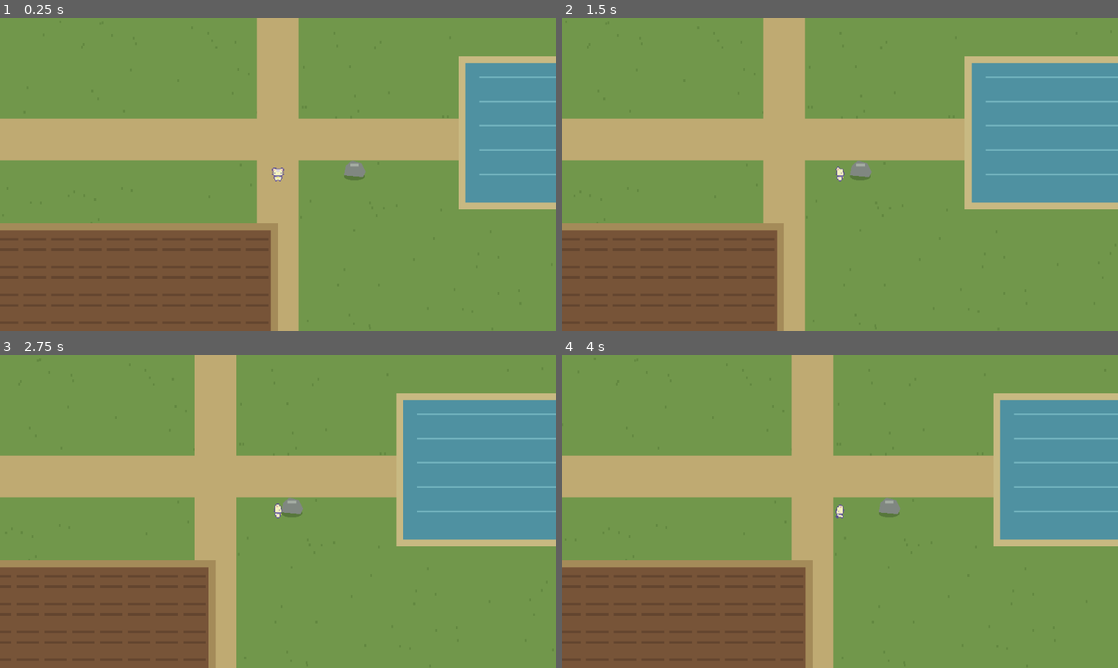
Above: before the commit, frames 1-4 (two rows, left to right).
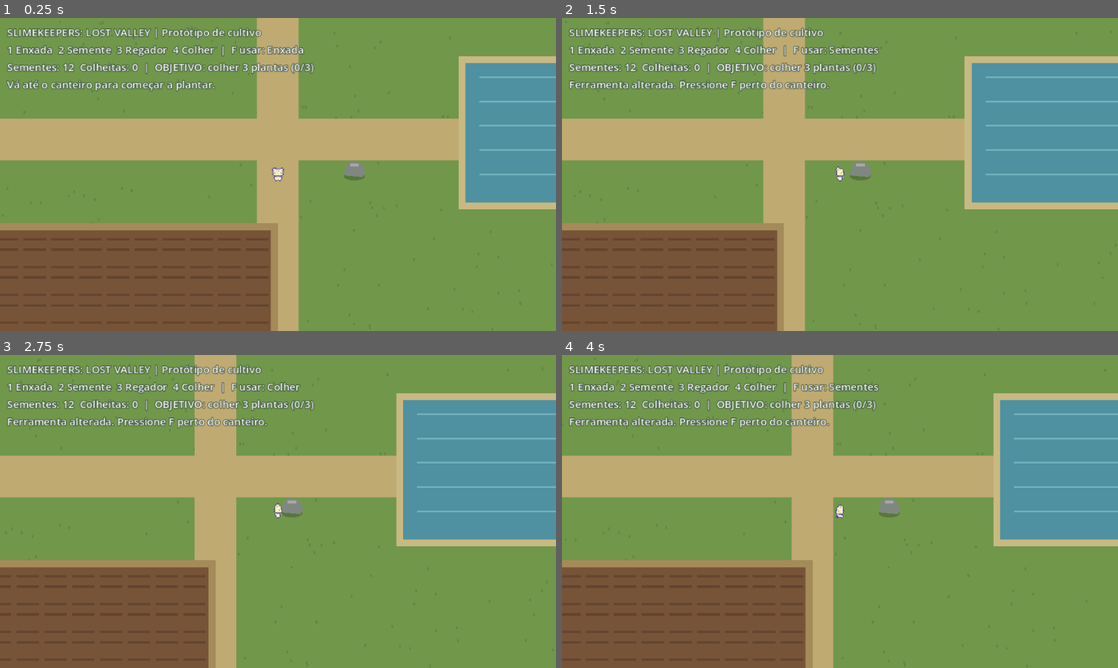
Above: after the commit, the same moments.

Repository: HelioConde/Slime-Harvest
Game: Godot game, scene res://scenes/world/World.tscn
Two runs of this game, one before a commit and one after it. Both use one fixed random seed, a clock stepped at 60 frames per second and the inputs below.
Inputs (mouse positions are in pixels of both pictures, inside the frame that each line leads up to):
- Up to frame 1 (0.25 s): no input
- Up to frame 2 (1.5 s): tap Enter at 0.5 s; move the mouse to (962, 158) at 0.52 s; hold D (move_right) 0.53-1.25 s; tap 1 at 0.6 s; click (962, 158) at 0.67 s; tap 2 at 0.8 s; drag from (728, 190) to (812, 237) at 1.27 s
- Up to frame 3 (2.75 s): tap Space at 2 s; move the mouse to (333, 442) at 2.02 s; hold D (move_right) from 2.03 s (still down); tap 3 at 2.1 s; tap 4 at 2.3 s
- Up to frame 4 (4 s): release D (move_right) at 2.75 s; tap Enter at 2.75 s; drag from (812, 574) to (673, 464) at 2.77 s; tap Space at 3.5 s; move the mouse to (1006, 558) at 3.52 s; hold A (move_left) from 3.53 s (still down); tap E (interact) at 3.6 s; tap 2 at 3.8 s

The runs differ from the first frame. In frame 1, 3.5% of the frame differs, in the area x 1-57%, y 3-24%; in frame 2, 3.7%; in frame 3, 3.7%; in frame 4, 3.7%.

Commit message:
feat(godot): rename Slimekeepers Lost Valley and add playable farm loop

Diff:
--- a/project.godot
+++ b/project.godot
@@ -10,7 +10,7 @@
 
 [application]
 
-config/name="Slime Harvest"
+config/name="Slimekeepers: Lost Valley"
 run/main_scene="res://scenes/world/World.tscn"
 config/features=PackedStringArray("4.7", "Forward Plus")
 config/icon="res://icon.svg"
--- /dev/null
+++ b/scenes/farming/FarmField.tscn
@@ -0,0 +1,7 @@
+[gd_scene load_steps=2 format=3]
+
+[ext_resource type="Script" path="res://scripts/farming/farm_field.gd" id="1_farming"]
+
+[node name="FarmField" type="Node2D"]
+texture_filter = 1
+script = ExtResource("1_farming")
--- a/scenes/world/World.tscn
+++ b/scenes/world/World.tscn
@@ -1,12 +1,16 @@
-[gd_scene load_steps=4 format=3]
+[gd_scene load_steps=5 format=3]
 
 [ext_resource type="Script" path="res://scripts/world/world.gd" id="1_world"]
 [ext_resource type="PackedScene" path="res://scenes/player/Player.tscn" id="2_player"]
 [ext_resource type="Script" path="res://scripts/world/decoration.gd" id="3_decoration"]
+[ext_resource type="PackedScene" path="res://scenes/farming/FarmField.tscn" id="4_farm"]
 
 [node name="World" type="Node2D"]
 texture_filter = 1
 script = ExtResource("1_world")
+
+[node name="FarmField" parent="." instance=ExtResource("4_farm")]
+player_path = NodePath("../Actors/Player")
 
 [node name="Actors" type="Node2D" parent="."]
 y_sort_enabled = true
--- /dev/null
+++ b/scripts/farming/farm_field.gd
@@ -0,0 +1,247 @@
+extends Node2D
+## First playable farming loop for the temporary World.tscn test map.
+## Crops are drawn programmatically until final artwork is integrated.
+
+const FIELD := Rect2(320.0, 416.0, 320.0, 224.0)
+const CELL_SIZE := 32
+const COLUMNS := 10
+const ROWS := 7
+const STAGE_SECONDS := 12.0
+const SAVE_PATH := "user://slimekeepers_farm_v1.json"
+
+enum Tool { HOE, SEED, WATER, HARVEST }
+
+@export var player_path: NodePath
+
+var _selected_tool: Tool = Tool.HOE
+var _cells: Dictionary = {}
+var _seeds := 12
+var _harvested := 0
+var _message := "Vá até o canteiro para começar a plantar."
+var _hud: Label
+
+
+func _ready() -> void:
+	_load_progress()
+	_create_hud()
+	var player := get_node_or_null(player_path)
+	if player == null or not player.has_signal("tool_use_requested"):
+		push_warning("FarmField: Player ou sinal tool_use_requested não encontrado.")
+	else:
+		player.connect("tool_use_requested", Callable(self, "_on_tool_used"))
+	_refresh_hud()
+	queue_redraw()
+
+
+func _unhandled_key_input(event: InputEvent) -> void:
+	var key_event := event as InputEventKey
+	if key_event == null or not key_event.pressed or key_event.echo:
+		return
+	match key_event.keycode:
+		KEY_1:
+			_selected_tool = Tool.HOE
+		KEY_2:
+			_selected_tool = Tool.SEED
+		KEY_3:
+			_selected_tool = Tool.WATER
+		KEY_4:
+			_selected_tool = Tool.HARVEST
+		_:
+			return
+	_message = "Ferramenta alterada. Pressione F perto do canteiro."
+	_refresh_hud()
+	get_viewport().set_input_as_handled()
+
+
+func _process(delta: float) -> void:
+	var changed := false
+	for coord in _cells.keys():
+		var cell: Dictionary = _cells[coord]
+		if not cell.get("seeded", false) or not cell.get("watered", false):
+			continue
+		if int(cell.get("stage", 0)) >= 3:
+			continue
+		var elapsed := float(cell.get("elapsed", 0.0)) + delta
+		if elapsed < STAGE_SECONDS:
+			cell["elapsed"] = elapsed
+			_cells[coord] = cell
+			continue
+		cell["stage"] = mini(3, int(cell.get("stage", 0)) + 1)
+		cell["elapsed"] = elapsed - STAGE_SECONDS
+		_cells[coord] = cell
+		changed = true
+	if changed:
+		_save_progress()
+		queue_redraw()
+		_refresh_hud()
+
+
+func _on_tool_used(origin: Vector2, direction: Vector2) -> void:
+	var target := to_local(origin + direction * 16.0)
+	if not FIELD.has_point(target):
+		_message = "Você precisa mirar dentro do canteiro."
+		_refresh_hud()
+		return
+	var coord := Vector2i(
+		floori((target.x - FIELD.position.x) / CELL_SIZE),
+		floori((target.y - FIELD.position.y) / CELL_SIZE)
+	)
+	if coord.x < 0 or coord.x >= COLUMNS or coord.y < 0 or coord.y >= ROWS:
+		return
+	var cell: Dictionary = _cells.get(coord, {})
+	var changed := false
+	match _selected_tool:
+		Tool.HOE:
+			if cell.is_empty():
+				_cells[coord] = {"tilled": true, "seeded": false, "watered": false, "stage": 0, "elapsed": 0.0}
+				_message = "Terra preparada! Use 2 para escolher sementes."
+				changed = true
+			else:
+				_message = "Esta área já foi preparada."
+		Tool.SEED:
+			if cell.is_empty():
+				_message = "Primeiro prepare a terra com a enxada (1)."
+			elif cell.get("seeded", false):
+				_message = "Já existe uma planta aqui."
+			elif _seeds <= 0:
+				_message = "Sem sementes. Colha uma planta para recuperar uma."
+			else:
+				cell["seeded"] = true
+				cell["watered"] = false
+				cell["stage"] = 0
+				cell["elapsed"] = 0.0
+				_cells[coord] = cell
+				_seeds -= 1
+				_message = "Semente plantada! Regue usando 3."
+				changed = true
+		Tool.WATER:
+			if cell.is_empty() or not cell.get("seeded", false):
+				_message = "Plante uma semente antes de regar."
+			elif cell.get("watered", false):
+				_message = "Esta planta já foi regada."
+			else:
+				cell["watered"] = true
+				_cells[coord] = cell
+				_message = "Regado! A planta crescerá em três etapas."
+				changed = true
+		Tool.HARVEST:
+			if not cell.get("seeded", false):
+				_message = "Não existe planta para colher."
+			elif int(cell.get("stage", 0)) < 3:
+				_message = "A planta ainda está crescendo."
+			else:
+				cell["seeded"] = false
+				cell["watered"] = false
+				cell["stage"] = 0
+				cell["elapsed"] = 0.0
+				_cells[coord] = cell
+				_seeds += 1
+				_harvested += 1
+				_message = "Colhido! Você recebeu uma semente para replantar."
+				changed = true
+	if changed:
+		_save_progress()
+		queue_redraw()
+	_refresh_hud()
+
+
+func _draw() -> void:
+	for coord in _cells.keys():
+		var cell: Dictionary = _cells[coord]
+		var point := FIELD.position + Vector2(coord.x * CELL_SIZE, coord.y * CELL_SIZE)
+		draw_rect(Rect2(point + Vector2(1, 1), Vector2(30, 30)), Color("#654530"))
+		draw_rect(Rect2(point + Vector2(3, 26), Vector2(26, 2)), Color("#3f3024"))
+		if not cell.get("seeded", false):
+			continue
+		var center := point + Vector2(16, 18)
+		var stage := int(cell.get("stage", 0))
+		var height := 5.0 + float(stage) * 4.0
+		draw_line(center + Vector2(0, 5), center - Vector2(0, height), Color("#428347"), 3)
+		draw_circle(center + Vector2(-4, -height * 0.55), 3.0 + stage * 0.8, Color("#67ac56"))
+		draw_circle(center + Vector2(4, -height * 0.8), 3.0 + stage * 0.8, Color("#83bf57"))
+		if stage >= 3:
+			draw_circle(center + Vector2(0, -height + 3), 5.0, Color("#eda950"))
+		if cell.get("watered", false):
+			draw_circle(point + Vector2(26, 25), 2.0, Color("#85d5ed"))
+
+
+func _create_hud() -> void:
+	var layer := CanvasLayer.new()
+	layer.name = "FarmingHUD"
+	layer.layer = 10
+	add_child(layer)
+	_hud = Label.new()
+	_hud.position = Vector2(8, 8)
+	_hud.custom_minimum_size = Vector2(620, 0)
+	_hud.autowrap_mode = TextServer.AUTOWRAP_WORD_SMART
+	_hud.add_theme_font_size_override("font_size", 12)
+	_hud.add_theme_constant_override("outline_size", 3)
+	_hud.add_theme_color_override("font_outline_color", Color("#173022"))
+	layer.add_child(_hud)
+
+
+func _refresh_hud() -> void:
+	if _hud == null:
+		return
+	var names := ["Enxada", "Sementes", "Regador", "Colher"]
+	var objective := "OBJETIVO: colher 3 plantas (%d/3)" % mini(_harvested, 3)
+	if _harvested >= 3:
+		objective = "OBJETIVO CONCLUÍDO! Próximo passo: conhecer um slime."
+	_hud.text = "SLIMEKEEPERS: LOST VALLEY | Protótipo de cultivo\n" + \
+		"1 Enxada  2 Semente  3 Regador  4 Colher  |  F usar: %s\n" % names[_selected_tool] + \
+		"Sementes: %d  Colheitas: %d  |  %s\n%s" % [_seeds, _harvested, objective, _message]
+
+
+func _save_progress() -> void:
+	var stored_cells: Array[Dictionary] = []
+	for coord in _cells.keys():
+		var cell: Dictionary = _cells[coord]
+		stored_cells.append({
+			"x": coord.x,
+			"y": coord.y,
+			"seeded": bool(cell.get("seeded", false)),
+			"watered": bool(cell.get("watered", false)),
+			"stage": int(cell.get("stage", 0)),
+			"elapsed": float(cell.get("elapsed", 0.0))
+		})
+	var file := FileAccess.open(SAVE_PATH, FileAccess.WRITE)
+	if file == null:
+		push_warning("FarmField: não foi possível salvar a fazenda.")
+		return
+	file.store_string(JSON.stringify({
+		"version": 1,
+		"seeds": _seeds,
+		"harvested": _harvested,
+		"cells": stored_cells
+	}))
+
+
+func _load_progress() -> void:
+	if not FileAccess.file_exists(SAVE_PATH):
+		return
+	var parsed = JSON.parse_string(FileAccess.get_file_as_string(SAVE_PATH))
+	if not parsed is Dictionary or int(parsed.get("version", 0)) != 1:
+		push_warning("FarmField: save incompatível, iniciando canteiro novo.")
+		return
+	_seeds = maxi(0, int(parsed.get("seeds", 12)))
+	_harvested = maxi(0, int(parsed.get("harvested", 0)))
+	var entries = parsed.get("cells", [])
+	if not entries is Array:
+		return
+	for entry in entries:
+		if not entry is Dictionary:
+			continue
+		var coord := Vector2i(int(entry.get("x", -1)), int(entry.get("y", -1)))
+		if coord.x < 0 or coord.y < 0 or coord.x >= COLUMNS or coord.y >= ROWS:
+			continue
+		_cells[coord] = {
+			"tilled": true,
+			"seeded": bool(entry.get("seeded", false)),
+			"watered": bool(entry.get("watered", false)),
+			"stage": clampi(int(entry.get("stage", 0)), 0, 3),
+			"elapsed": clampf(float(entry.get("elapsed", 0.0)), 0.0, STAGE_SECONDS)
+		}
+
+
+func _exit_tree() -> void:
+	_save_progress()
Not shown, changed: README.md
Not shown, added: docs/farming_loop.md
Not shown, added: docs/roadmap_godot.md
Not shown, changed: docs/world_setup.md
